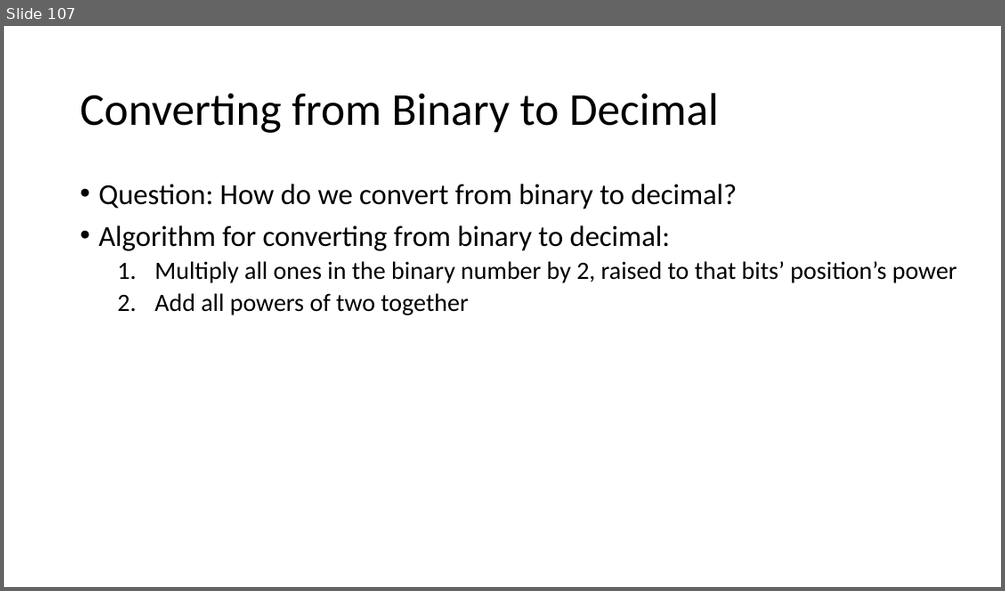
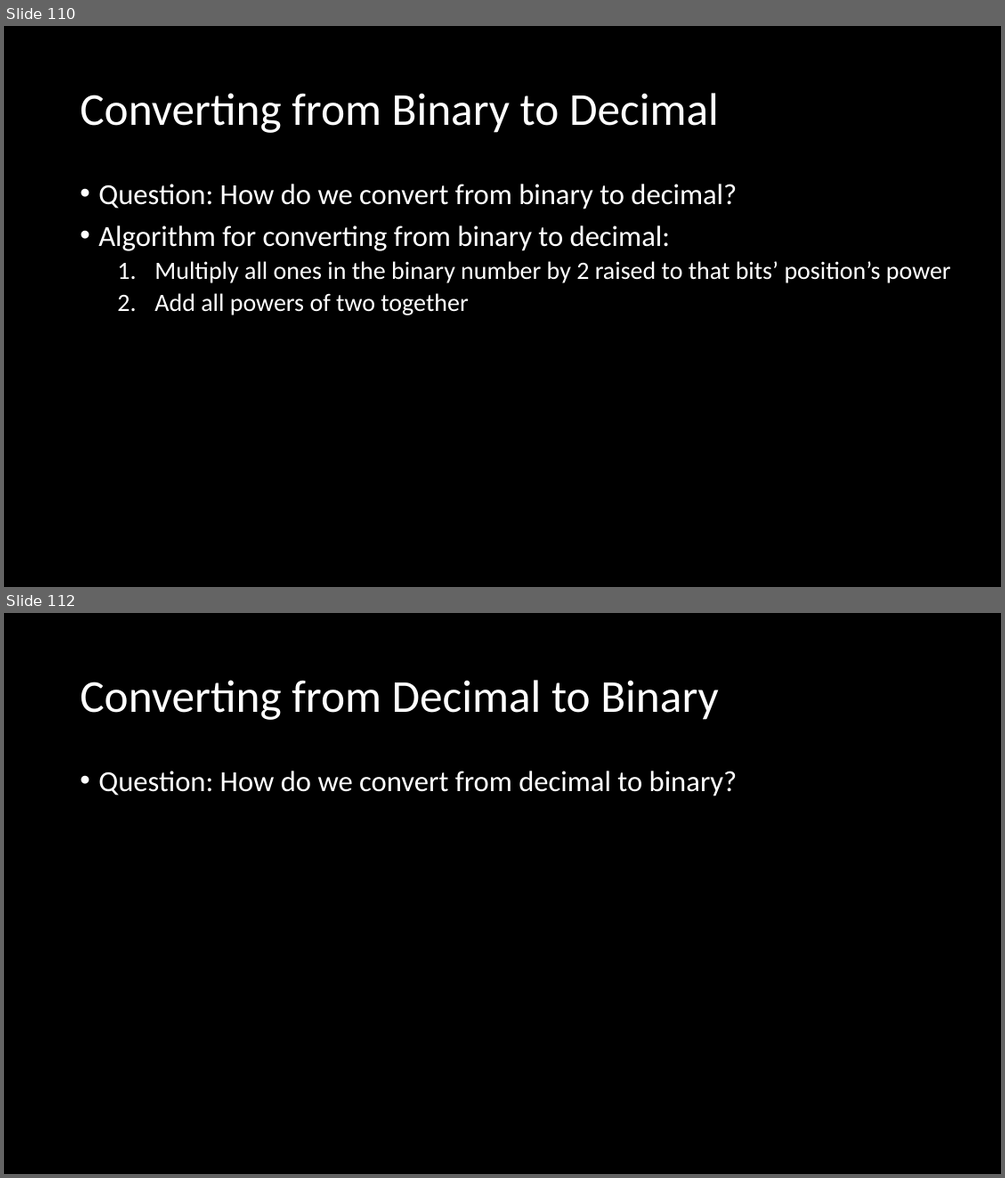
Before and after one commit to MrJoshGross/Course-Curricular-Material, a slide deck: wip/Lecture 3 - Representing Numbers in Binary.pptx. Shown one above the other, each under a label of ours: slide 107 before the commit, slides 110 and 112 after it; the slides between them are not shown. The pictures are 1005x591 and 1005x1178 pixels, drawn with LibreOffice and Linux fonts; fonts in the diff are those of the drawing. Boxes give left, top, right and bottom in pixels: in the first picture for what was removed or moved away, otherwise in the second. Text is boxed around its words. In the diff, an @@ line names an element or a change of style, - is before the commit and + after.

Commit message:
Update Lecture 3 - Representing Numbers in Binary.pptx
finished binary representation lecture

```diff
--- a/wip/Lecture 3 - Representing Numbers in Binary.pptx
+++ b/wip/Lecture 3 - Representing Numbers in Binary.pptx
@@ slide 112 added at bbox=[4, 613, 1001, 1174], background #000000 @@
@@ title added at bbox=[80, 680, 718, 720], 44 pt, text #FFFFFF @@
+Converting from Decimal to Binary
@@ text added at bbox=[98, 771, 737, 796], 28 pt, text #FFFFFF @@
+• Question: How do we convert from decimal to binary?
@@ what was slide 107 is now slide 110 @@
@@ slide 110 changed as well @@
@@ background #FFFFFF to #000000 @@
@@ title "Converting from Binary to Decimal" at bbox=[80, 93, 719, 133]: text colour #000000 to #FFFFFF @@
@@ text at bbox=[98, 184, 736, 315]: text colour #000000 to #FFFFFF in "Question: How do we convert from binary ...", "Algorithm for converting from binary to decimal:", "Add all powers of two together" @@
@@ text at bbox=[154, 261, 951, 283]: text changed; text colour #000000 to #FFFFFF @@
-  1. Multiply all ones in the binary number by 2, raised to that bits’ position’s power
+  1. Multiply all ones in the binary number by 2 raised to that bits’ position’s power
```
Also in this commit, not shown: 106 other slides changed, 68 other slides added.
